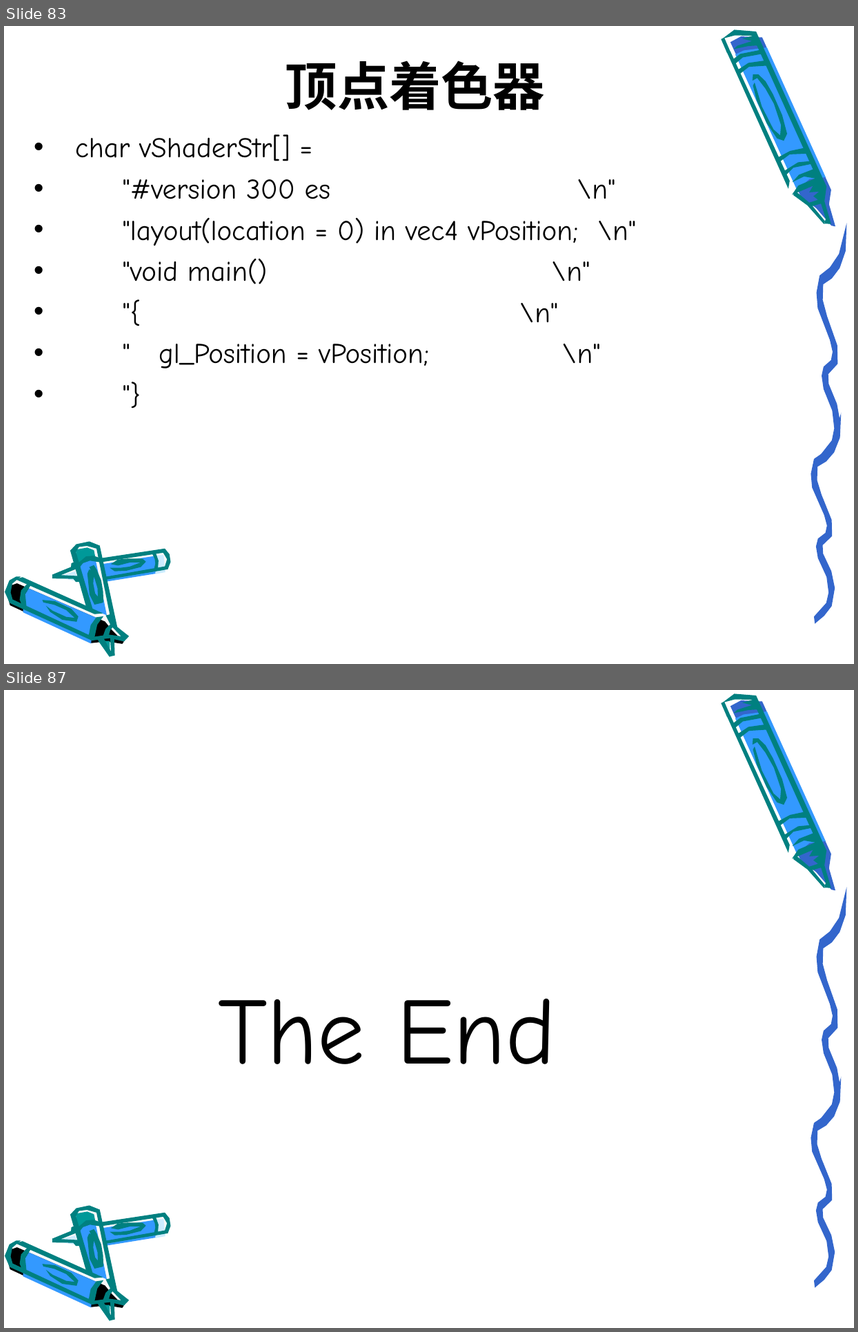
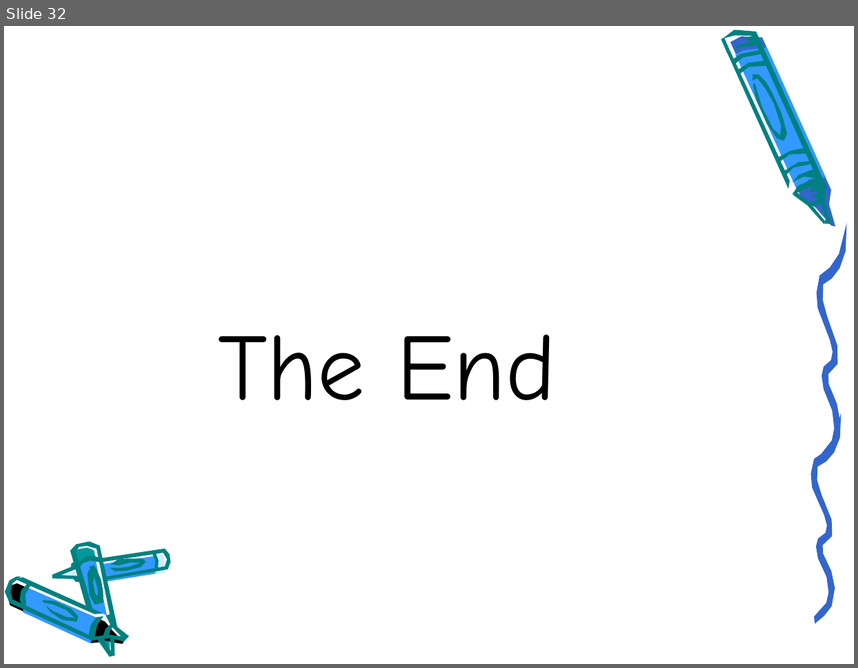
Before and after one commit to gudianxiaoshuo/openglES, a slide deck: PPT/模型转换.ppt. Shown one above the other, each under a label of ours: slides 83 and 87 before the commit, slide 32 after it; the slides between them are not shown. The pictures are 858x1332 and 858x668 pixels, drawn with LibreOffice and Linux fonts; fonts in the diff are those of the drawing; background and template pictures are left out. Boxes give left, top, right and bottom in pixels: in the first picture for what was removed or moved away, otherwise in the second. Text is boxed around its words. In the diff, an @@ line names an element or a change of style, - is before the commit and + after.

```diff
--- a/PPT/模型转换.ppt
+++ b/PPT/模型转换.ppt
@@ slide 83 removed at [4, 26, 854, 664], background picture (left out); not listed: 37 template elements that a slide beside it also shows @@
@@ title removed at [286, 60, 545, 110] @@
-顶点着色器
@@ text removed at [75, 134, 637, 368] @@
-• char vShaderStr[] =
-• "#version 300 es \n"
-• "layout(location = 0) in vec4 vPosition; \n"
-• "void main() \n"
-• "{ \n"
-• " gl_Position = vPosition; \n"
-• "}
@@ what was slide 87 is now slide 32 @@
```
Also in this commit, not shown: 11 slides changed, 15 slides added, 69 other slides removed.
